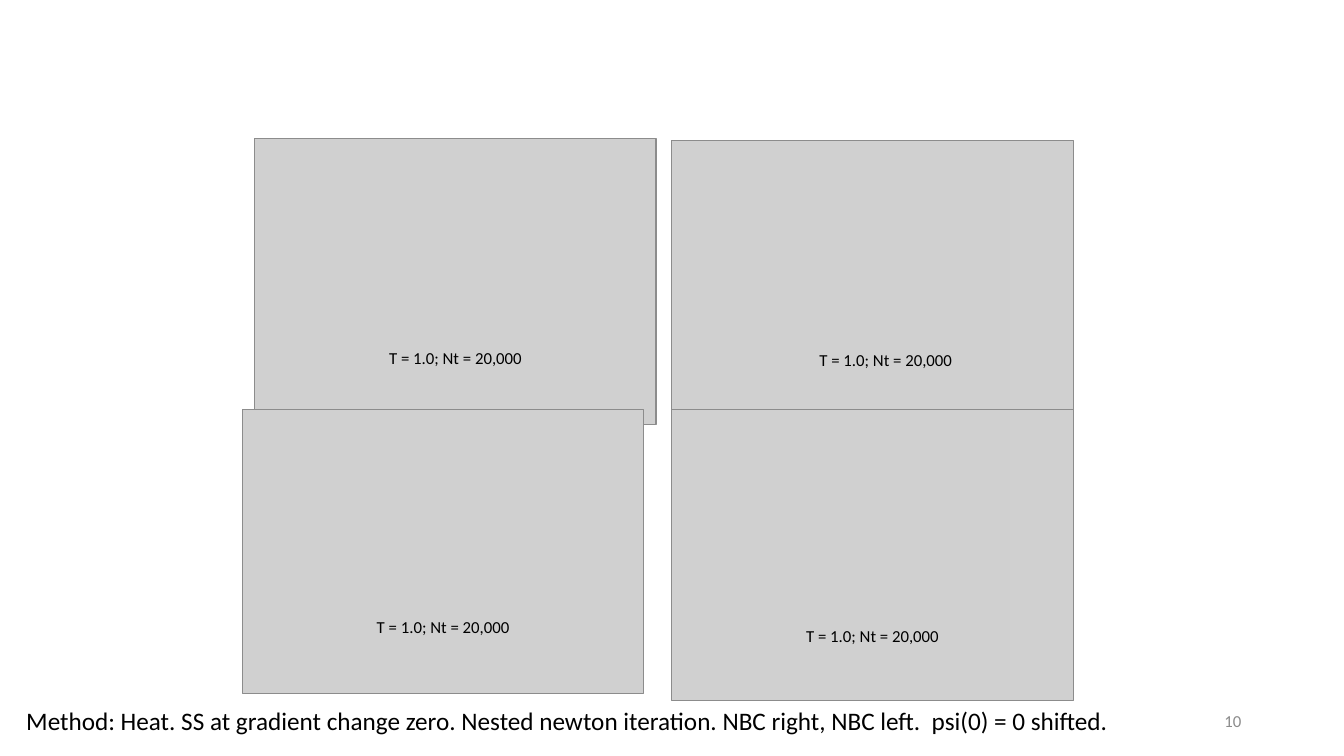
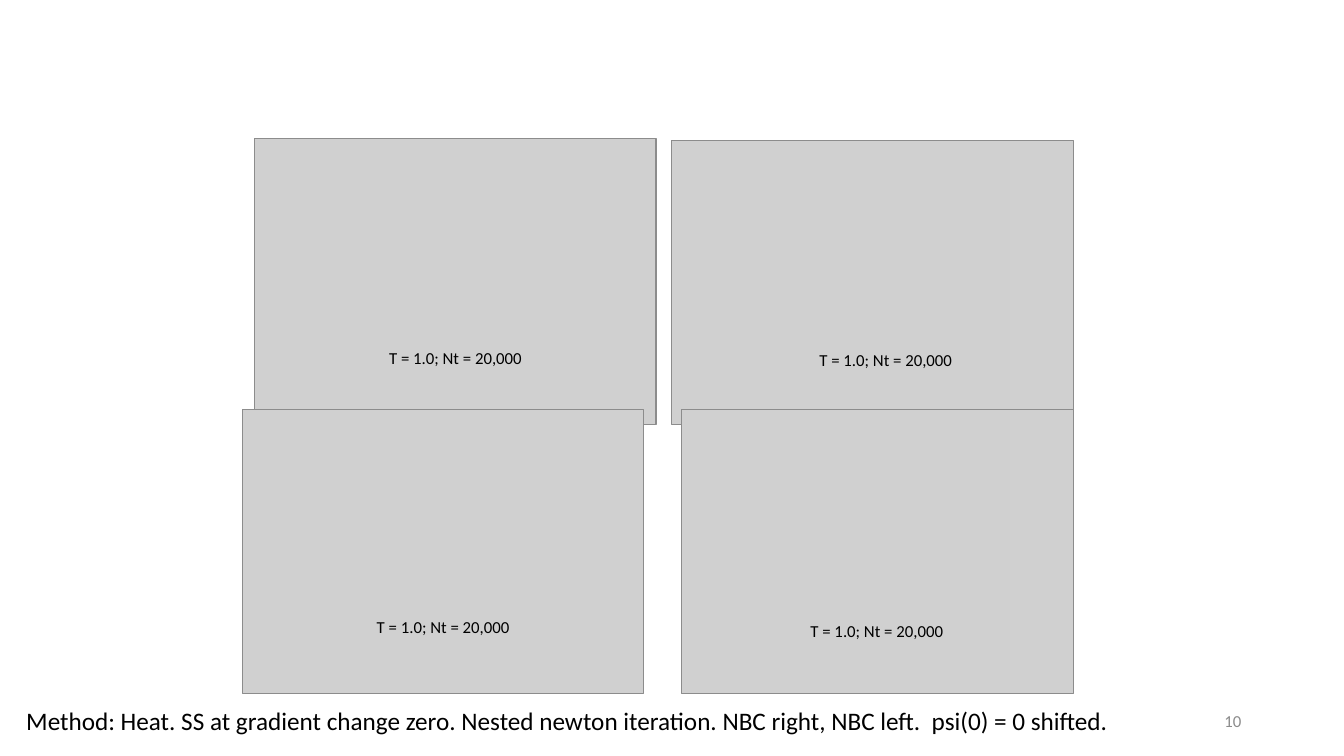
Before and after one commit to tyokokur/presentations, a slide deck: slide 10 of NAF.pptx. Drawn at 1344x756 pixels with LibreOffice and Linux fonts; fonts in the diff are those of the drawing; grey boxes stand for pictures; background and template pictures are left out. Boxes give left, top, right and bottom in pixels: in the first picture for what was removed or moved away, otherwise in the second. Text is boxed around its words. In the diff, an @@ line names an element or a change of style, - is before the commit and + after.

```diff
--- a/NAF.pptx
+++ b/NAF.pptx
@@ picture: place and size @@
-picture at <box>673,409,1074,700</box>
+picture at <box>682,409,1074,694</box>
@@ text "T = 1.0; Nt = ...": place and size @@
-text "T = 1.0; Nt = ..." at <box>806,631,939,644</box>
+text "T = 1.0; Nt = ..." at <box>810,626,943,639</box>
```
Also in this commit, not shown: 2 other slides changed.
